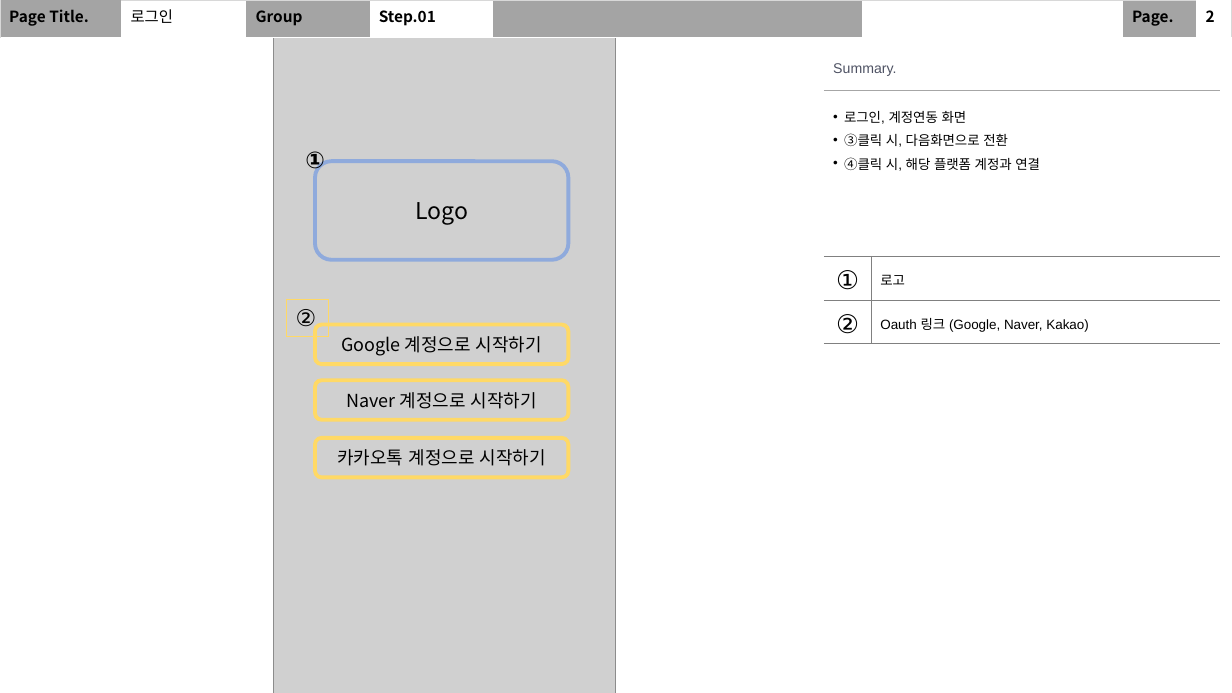
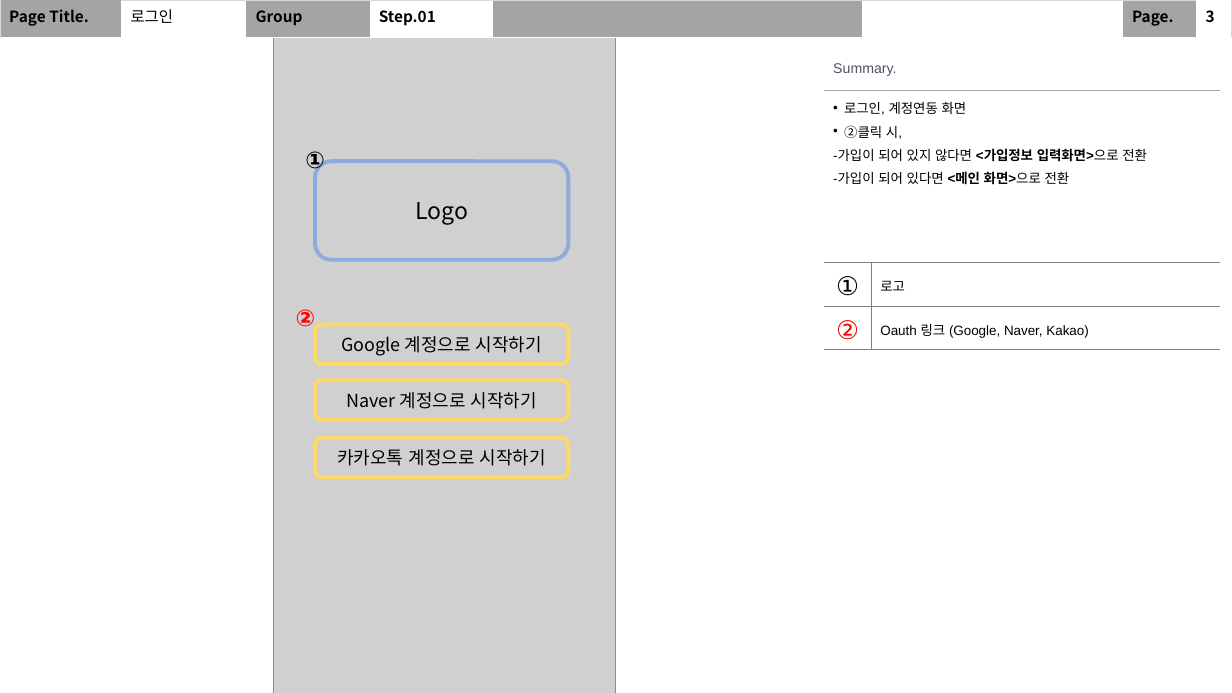
Before and after one commit to SeolMyeongJae/KSA-final-project, a slide deck: slide 5 of 06-최종산출물/UI 및 화면 설계.pptx (slide 4 before the commit). Drawn at 1232x693 pixels with LibreOffice and Linux fonts; fonts in the diff are those of the drawing; grey boxes stand for pictures. Boxes give left, top, right and bottom in pixels: in the first picture for what was removed or moved away, otherwise in the second. Text is boxed around its words. In the diff, an @@ line names an element or a change of style, - is before the commit and + after.

Commit message:
스토리보드 및 화면설계(1차 완성) Ver 0.1

```diff
--- a/06-최종산출물/UI 및 화면 설계.pptx
+++ b/06-최종산출물/UI 및 화면 설계.pptx
@@ table at (0, 0, 1230, 38) @@
-row 1, column 10: 2
+row 1, column 10: 3
@@ table at (824, 48, 1220, 344) @@
-row 2, column 1: 로그인, 계정연동 화면 / ③클릭 시, 다음화면으로 전환 / ④클릭 시, 해당 플랫폼 계정과 연결
+row 2, column 1: 로그인, 계정연동 화면 / ②클릭 시, / -가입이 되어 있지 않다면 <가입정보 입력화면>으로 전환 / -가입이 되어 있다면 <메인 화면>으로 전환
@@ text colour #000000 to #FF0000 in "②" @@
@@ text "②": place and size @@
-text "②" at (287, 299, 328, 336)
+text "②" at (296, 309, 316, 332)
@@ text "②" at (296, 309, 316, 332): text colour #000000 to #FF0000, bold on; outline #FFD966 0.75 pt to none @@
```
Also in this commit, not shown: 15 other slides changed, 15 slides added.
